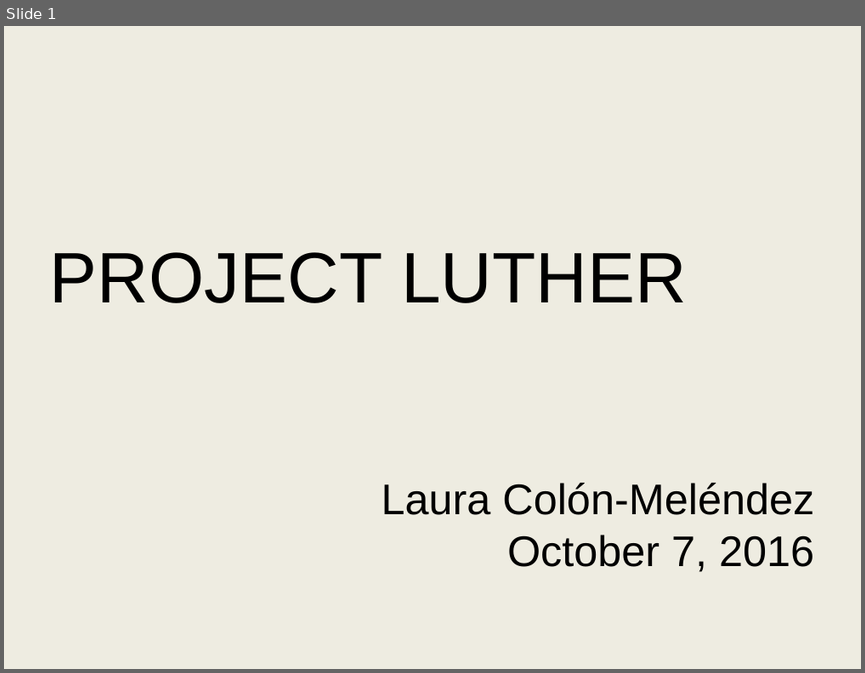
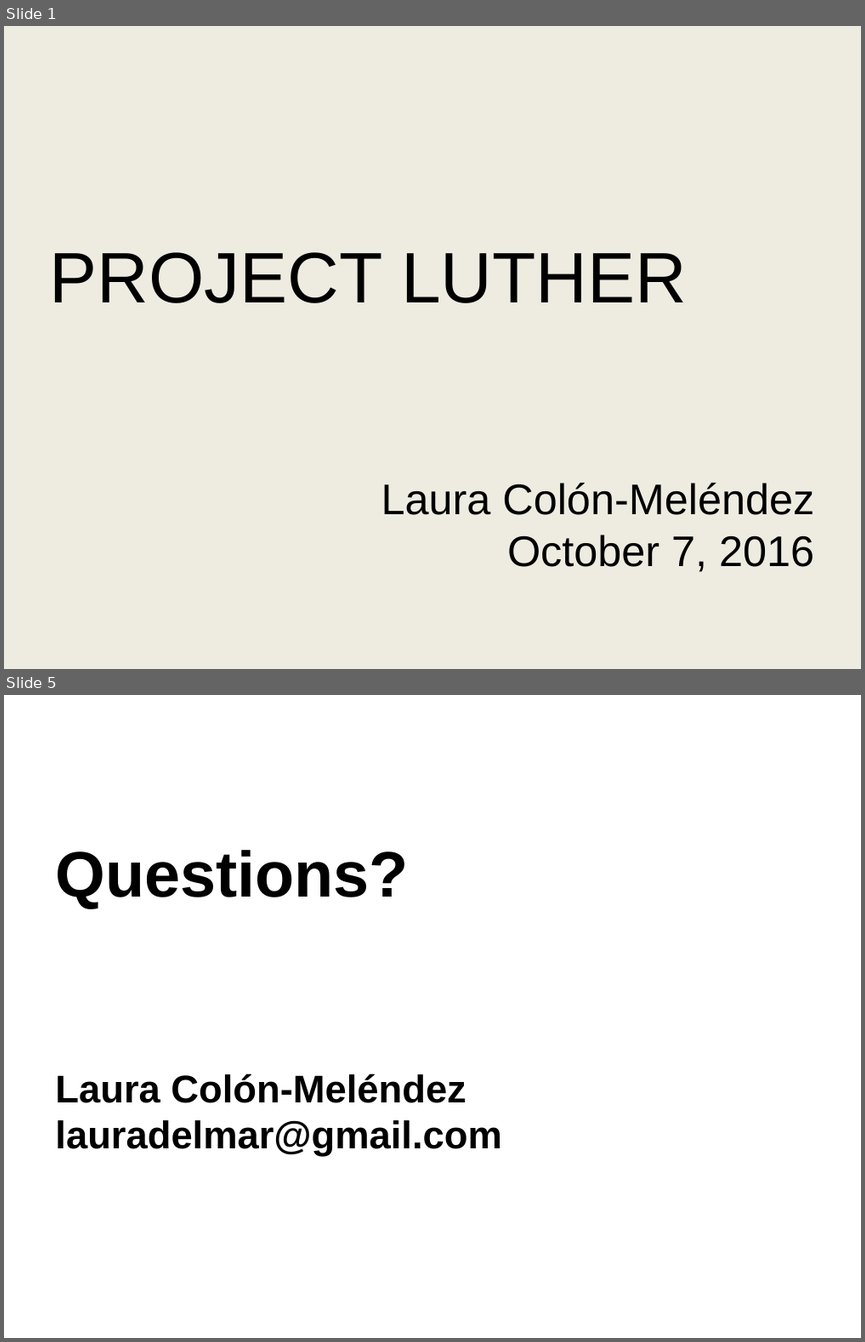
Before and after one commit to karmacelina/predicting_movie_widest_release, a slide deck: Luther_presentation.pptx. Shown one above the other, each under a label of ours: slide 1 before the commit, slides 1 and 5 after it; the slides between them are not shown. The pictures are 865x673 and 865x1342 pixels, drawn with LibreOffice and Linux fonts; fonts in the diff are those of the drawing. Boxes give left, top, right and bottom in pixels: in the first picture for what was removed or moved away, otherwise in the second. Text is boxed around its words. In the diff, an @@ line names an element or a change of style, - is before the commit and + after.

```diff
--- a/Luther_presentation.pptx
+++ b/Luther_presentation.pptx
@@ slide 5 added at [4, 695, 861, 1338], background #FFFFFF @@
@@ title added at [55, 850, 501, 1157], 32.4 pt, text #000000, bold @@
+Questions?
+Laura Colón-Meléndez
+lauradelmar@gmail.com
```
Also in this commit, not shown: 7 slides changed, 4 other slides added, 3 slides removed, 1 other file.
